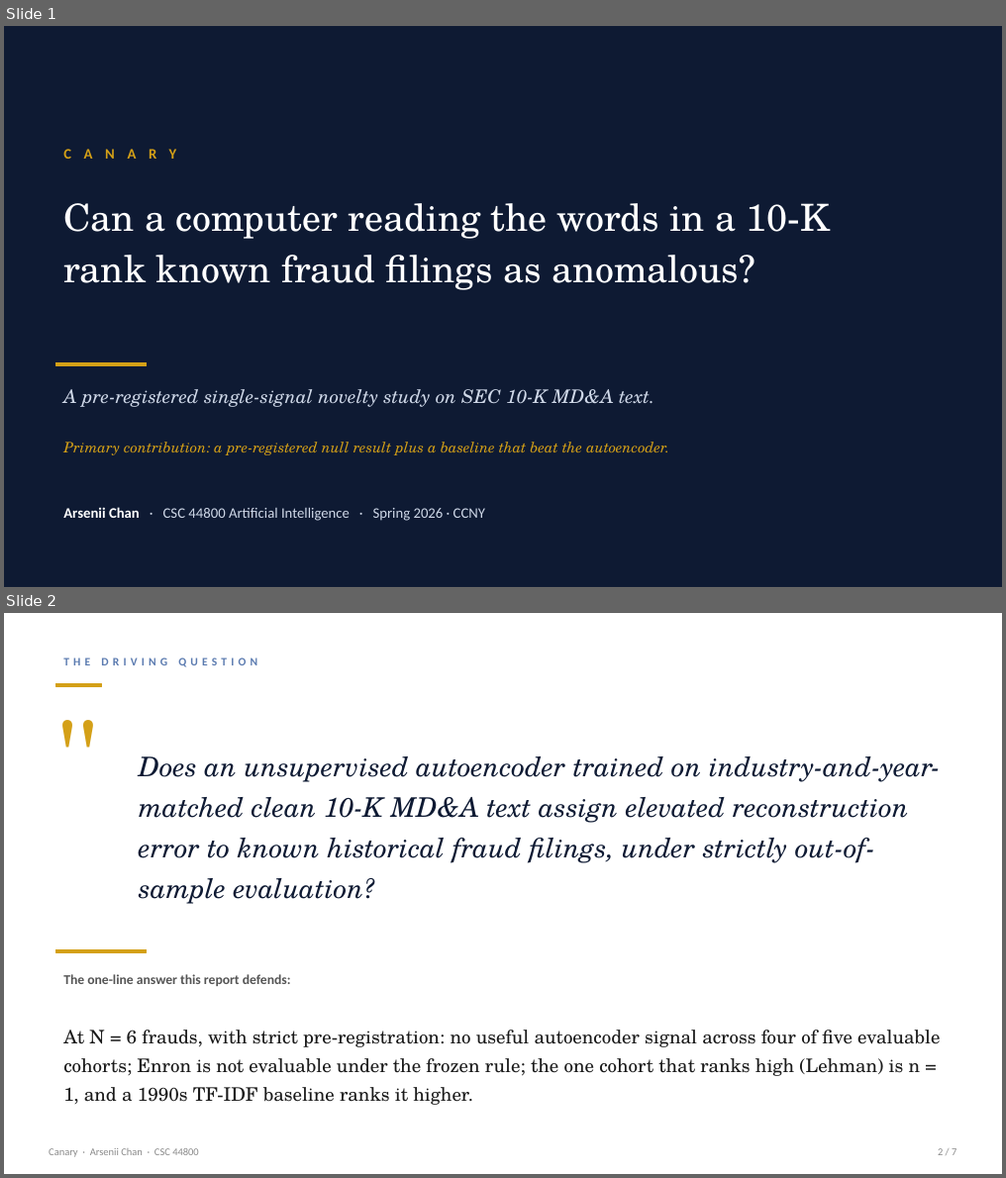
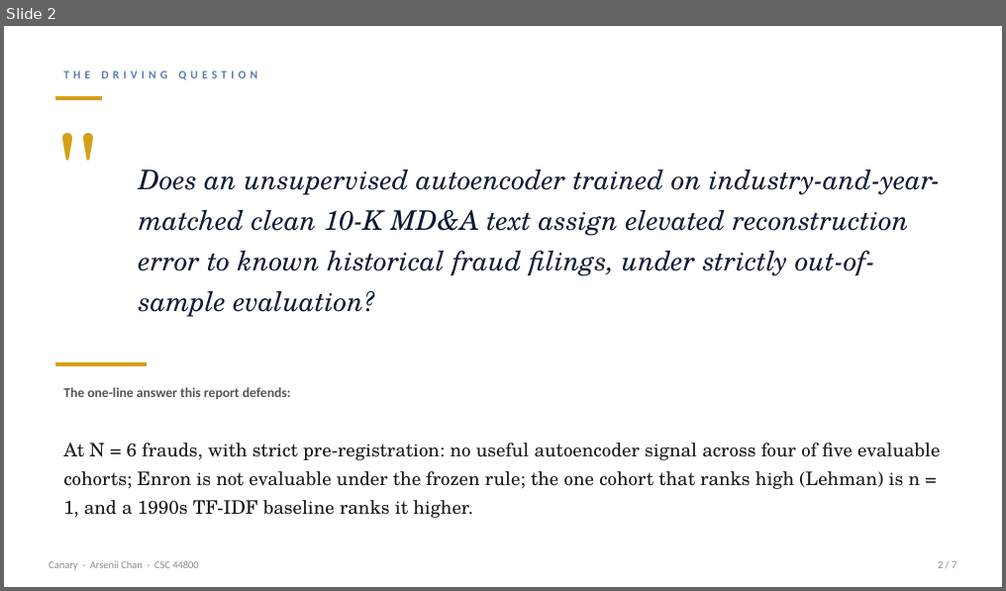
Before and after one commit to ArseniiChan/canary, a slide deck: reports/canary_deck.pptx. Shown one above the other, each under a label of ours: slides 1 and 2 before the commit, slide 2 after it. The pictures are 1006x1178 and 1006x591 pixels, drawn with LibreOffice and Linux fonts; fonts in the diff are those of the drawing. Boxes give left, top, right and bottom in pixels: in the first picture for what was removed or moved away, otherwise in the second. Text is boxed around its words. In the diff, an @@ line names an element or a change of style, - is before the commit and + after.

```diff
--- a/reports/canary_deck.pptx
+++ b/reports/canary_deck.pptx
@@ slide 1 removed at <box>4,26,1002,587</box>, background #0E1A33 @@
@@ text removed at <box>56,131,954,175</box> @@
-CANARY
@@ text removed at <box>63,203,830,290</box> @@
-Can a computer reading the words in a 10-K
-rank known fraud filings as anomalous?
@@ rectangle removed at <box>56,363,147,367</box> @@
@@ text removed at <box>63,389,654,407</box> @@
-A pre-registered single-signal novelty study on SEC 10-K MD&A text.
@@ text removed at <box>63,442,669,456</box> @@
-Primary contribution: a pre-registered null result plus a baseline that beat the autoencoder.
@@ text removed at <box>63,507,485,521</box> @@
-Arsenii Chan · CSC 44800 Artificial Intelligence · Spring 2026 · CCNY
```
Also in this commit, not shown: 1 slide changed, 1 slide added, 3 other files.
